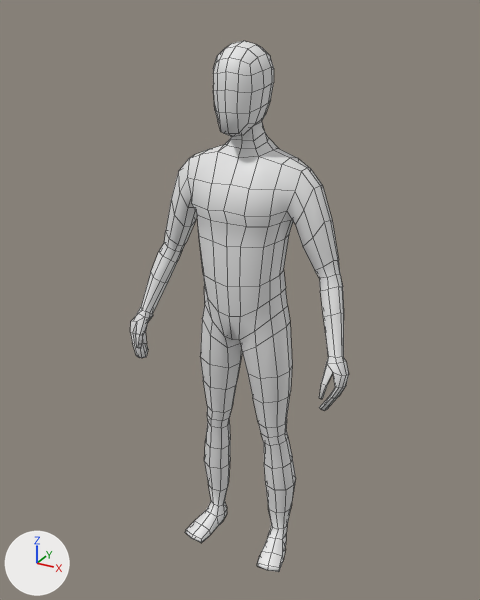
Before and after pictures for a commit that changed the FBX model Assets/Characters/Player.fbx.
One viewpoint serves both versions: a 50 mm lens placed at (0.946, -1.744, 1.862), pointed at (-0.028, 0.028, 0.977). Every picture has the same lights, and +X, +Y and +Z are marked at lower left. Mesh edges are drawn as thin lines.
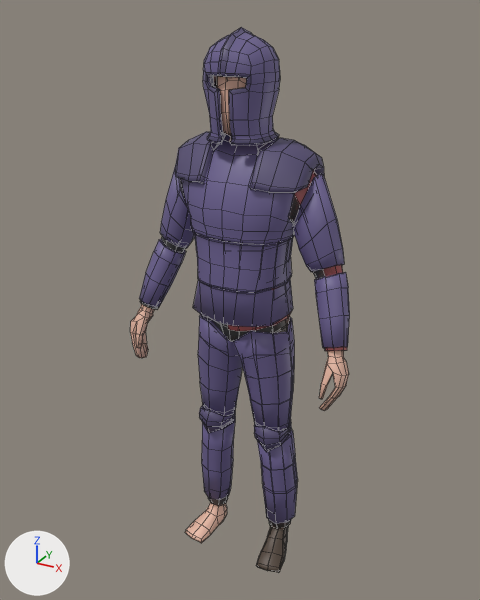
Pixel boxes (x1, y1, x2, y2) of what changed, in the pictures (480 x 600 px):
'Cube', recoloured (white to beige)
    both: (130, 41, 349, 572)
'Platebody', added
    after: (139, 132, 350, 351)
    faces in mat_metal (blue #6b6090): (139, 134, 350, 348)
    faces in mat_metal_dark (dark blue #564d74): (175, 132, 324, 222)
    faces in mat_underclothes (black #414141): (140, 178, 335, 351)
'Platelegs', added (blue)
    after: (198, 315, 298, 529)
    faces in mat_metal (blue #6b6090): (198, 315, 298, 524)
    faces in mat_metal_dark (dark blue #564d74): (199, 405, 292, 452)
    faces in mat_underclothes (black #414141): (201, 315, 291, 529)
'Helmet', added (blue)
    after: (203, 27, 280, 146)
    faces in mat_metal (blue #6b6090): (203, 32, 280, 140)
    faces in mat_metal_dark (dark blue #564d74): (206, 27, 279, 146)
'Shoes', added
    after: (256, 526, 288, 573)
'Shirt', added (brown)
    after: (228, 170, 347, 351)
'Pants', added
    after: (231, 315, 291, 528)
'Hair', added
    after: (214, 76, 232, 87)

Patch to the scene script:
```diff
--- a/Assets/Characters/Player.fbx.py
+++ b/Assets/Characters/Player.fbx.py
@@ me_cube_001 @@
 me_cube_001.from_pydata(...)  # 696 vertices, 694 faces; spans x -0.39..0.39, y -0.14..0.13, z 0.0..1.78
-me_cube_001.materials.append(mat_material)  # white #e7e7e7
+me_cube_001.materials.append(mat_skin)  # beige #e7b8a3
@@ ob_platelegs @@
+ob_platelegs = bpy.data.objects.new('Platelegs', me_cube_006)  # 472 vertices, 386 faces; spans x -0.195..0.195, y -0.119..0.097, z -0.506..0.396; in mat_metal (blue #6b6090), mat_metal_dark (dark purple #564d73), mat_underclothes (black #414141), mat_black (black #1b1b1b)
+ob_platelegs.location = (0.0, 0.018, 0.604)
@@ ob_shirt @@
+ob_shirt = bpy.data.objects.new('Shirt', me_cube_009)  # 134 vertices, 116 faces; spans x 0.0..0.376, y -0.121..0.129, z 0.906..1.511; in mat_shirt (brown #aa5456)
+ob_shirt.location = (0.0, 0.0, -0.003)
@@ ob_helmet @@
+ob_helmet = bpy.data.objects.new('Helmet', me_cube_012)  # 392 vertices, 390 faces; spans x -0.106..0.106, y -0.127..0.12, z -0.156..0.149; in mat_metal (blue #6b6090), mat_metal_dark (dark purple #564d73)
+ob_helmet.location = (0.0, -0.006, 1.665)
@@ ob_platebody @@
+ob_platebody = bpy.data.objects.new('Platebody', me_cube_005)  # 674 vertices, 610 faces; spans x -0.377..0.377, y -0.145..0.148, z -0.32..0.295; in mat_metal (blue #6b6090), mat_metal_dark (dark purple #564d73), mat_underclothes (black #414141), mat_black (black #1b1b1b)
+ob_platebody.location = (0.0, 0.01, 1.223)
@@ ob_pants @@
+ob_pants = bpy.data.objects.new('Pants', me_cube_008)  # 118 vertices, 106 faces; spans x 0.0..0.192, y -0.101..0.115, z 0.101..1.002; in mat_pants (brown #8f6249)
+ob_pants.location = (0.0, 0.0, -0.003)
@@ ob_shoes @@
+ob_shoes = bpy.data.objects.new('Shoes', me_cube_010)  # 49 vertices, 44 faces; spans x 0.097..0.204, y -0.116..0.079, z 0.002..0.091; in mat_shoe (brown #53453a)
+ob_shoes.location = (0.0, 0.0, -0.003)
@@ ob_hair @@
+ob_hair = bpy.data.objects.new('Hair', me_cube_011)  # 66 vertices, 56 faces; spans x -0.089..0.085, y -0.103..0.096, z 1.605..1.786; in mat_hair (black #2b261e)
+ob_hair.location = (0.0, 0.0, -0.003)
```
